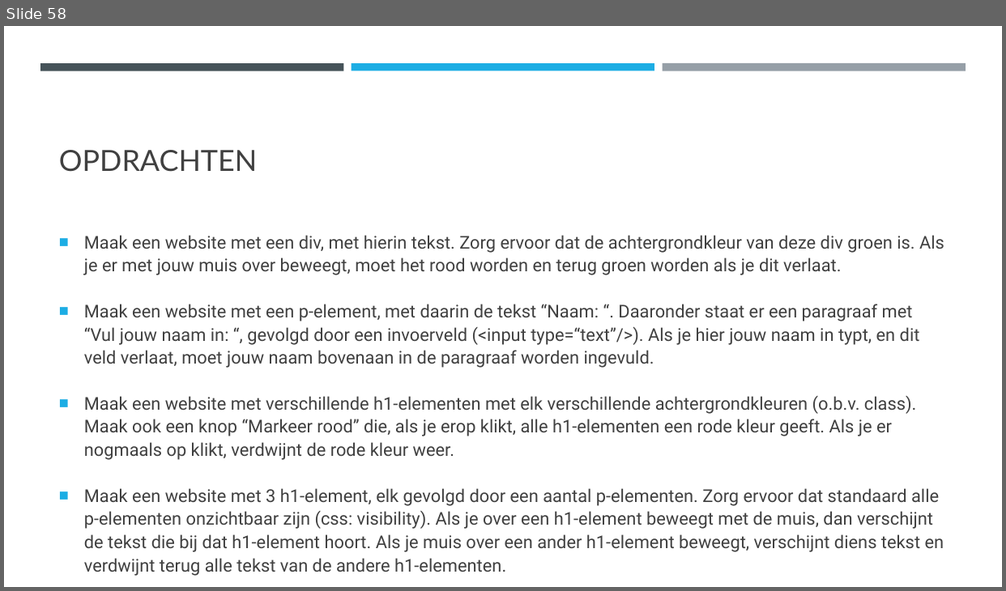
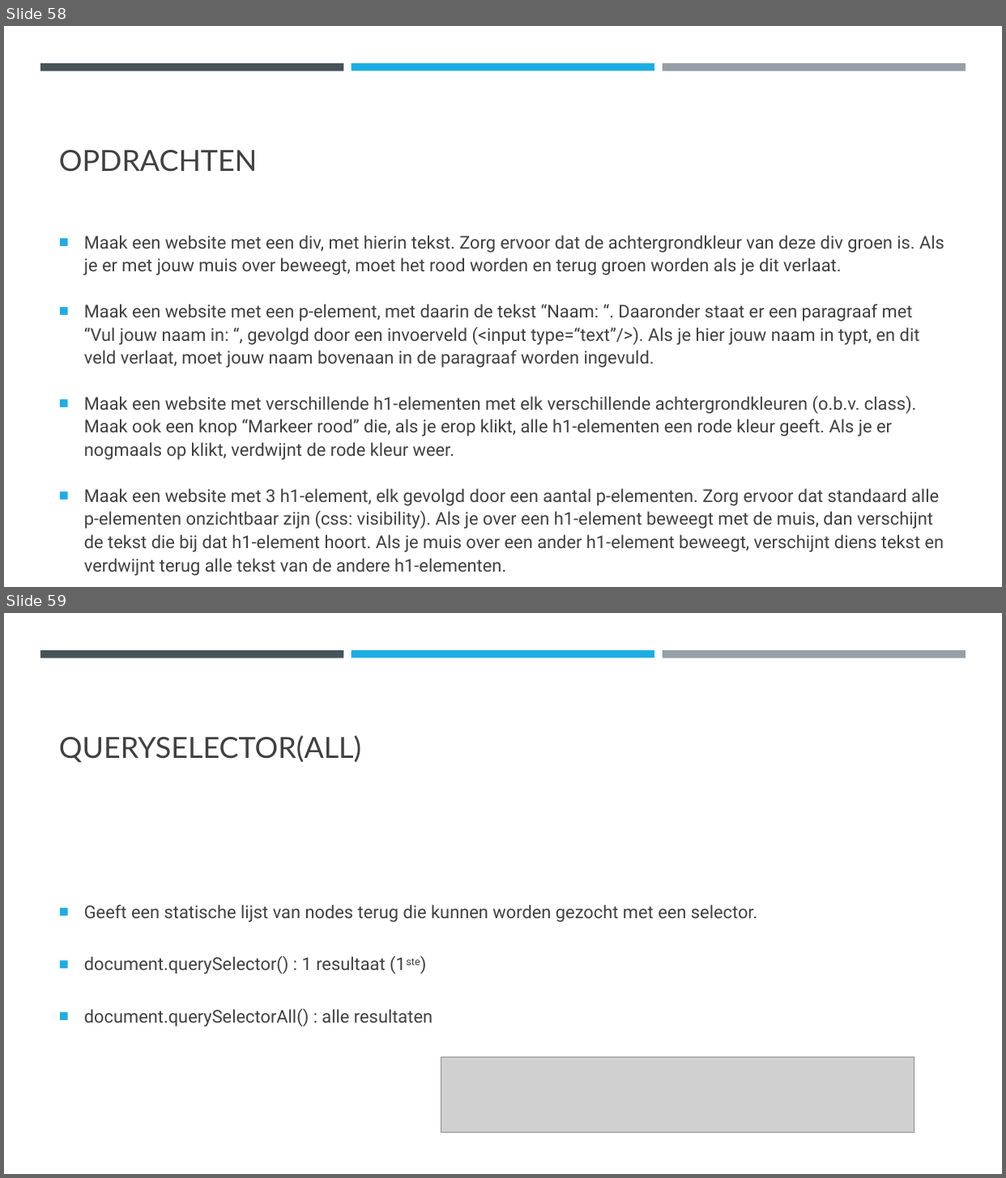
Before and after one commit to DhrLeroy/Webdesign, a slide deck: Webdesign.pptx. Shown one above the other, each under a label of ours: slide 58 before the commit, slides 58 and 59 after it. The pictures are 1006x591 and 1006x1178 pixels, drawn with LibreOffice and Linux fonts; fonts in the diff are those of the drawing; grey boxes stand for pictures. Boxes give left, top, right and bottom in pixels: in the first picture for what was removed or moved away, otherwise in the second. Text is boxed around its words. In the diff, an @@ line names an element or a change of style, - is before the commit and + after.

```diff
--- a/Webdesign.pptx
+++ b/Webdesign.pptx
@@ slide 59 added at bbox=[4, 613, 1002, 1174], background #FFFFFF; not listed: 3 template elements that a slide beside it also shows @@
@@ title added at bbox=[59, 735, 361, 763], 28 pt, text #404040 @@
+QUERYSELECTOR(ALL)
@@ text added at bbox=[84, 905, 757, 1027], 17 pt, text #404040 @@
+■ Geeft een statische lijst van nodes terug die kunnen worden gezocht met een selector.
+■ document.querySelector() : 1 resultaat (1ste)
+■ document.querySelectorAll() : alle resultaten
@@ picture added at bbox=[441, 1058, 914, 1133] @@
```
Also in this commit, not shown: 3 slides changed, 5 other slides added, 8 other files.
